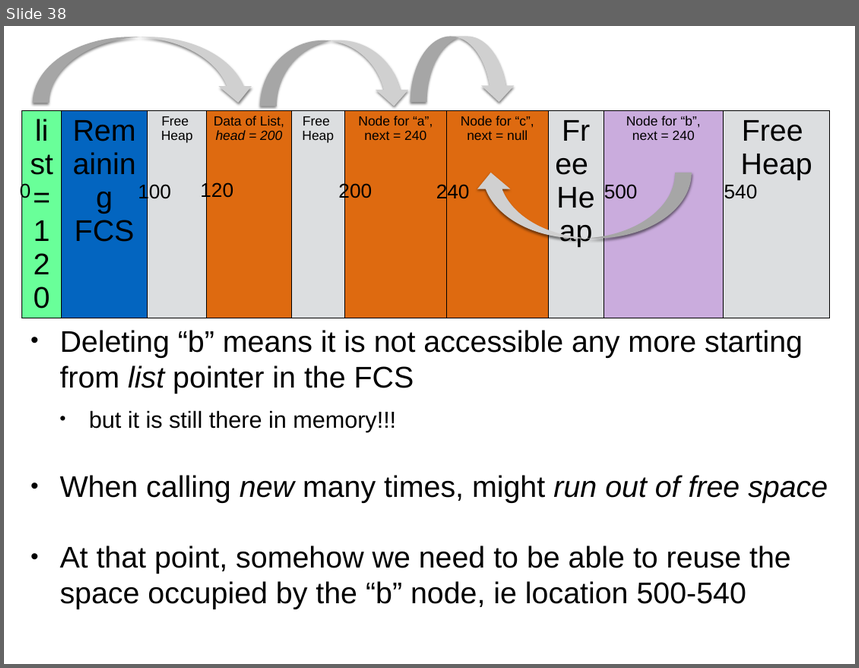
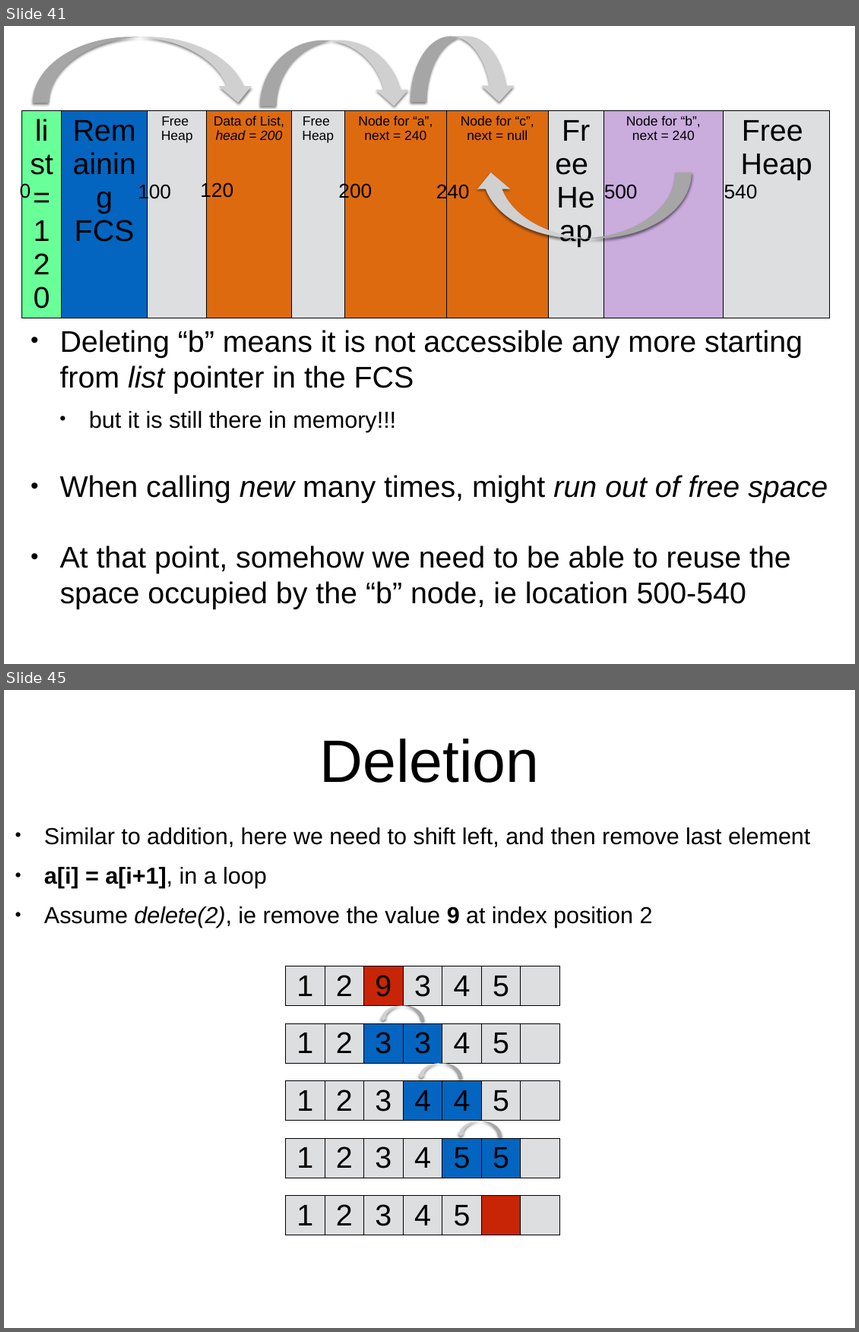
Before and after one commit to arcuri82/algorithms, a slide deck: docs/slides/02/02_stack_queue.pptx. Shown one above the other, each under a label of ours: slide 38 before the commit, slides 41 and 45 after it; the slides between them are not shown. The pictures are 859x668 and 859x1332 pixels, drawn with LibreOffice and Linux fonts; fonts in the diff are those of the drawing; grey boxes stand for pictures; background and template pictures are left out. Boxes give left, top, right and bottom in pixels: in the first picture for what was removed or moved away, otherwise in the second. Text is boxed around its words. In the diff, an @@ line names an element or a change of style, - is before the commit and + after.

```diff
--- a/docs/slides/02/02_stack_queue.pptx
+++ b/docs/slides/02/02_stack_queue.pptx
@@ slide 45 added at (4,690,855,1328), background #FFFFFF @@
@@ title added at (320,739,540,783), 72 pt, text #000000 @@
+Deletion
@@ text added at (44,828,810,928), 27.9 pt, text #000000 @@
+• Similar to addition, here we need to shift left, and then remove last element
+• a[i] = a[i+1], in a loop
+• Assume delete(2), ie remove the value 9 at index position 2
@@ table added at (285,967,562,1000), 1 rows, 7 columns @@
+1 | 2 | 9 | 3 | 4 | 5 | 
@@ picture added at (379,1006,424,1021) @@
@@ table added at (285,1024,562,1057), 1 rows, 7 columns @@
+1 | 2 | 3 | 3 | 4 | 5 | 
@@ picture added at (417,1063,462,1079) @@
@@ table added at (285,1081,562,1115), 1 rows, 7 columns @@
+1 | 2 | 3 | 4 | 4 | 5 | 
@@ picture added at (457,1122,502,1137) @@
@@ table added at (285,1138,562,1172), 1 rows, 7 columns @@
+1 | 2 | 3 | 4 | 5 | 5 | 
@@ table added at (285,1196,562,1230), 1 rows, 7 columns @@
+1 | 2 | 3 | 4 | 5 |  | 
@@ what was slide 38 is now slide 41 @@
```
Also in this commit, not shown: 4 slides changed, 20 other slides added, 5 slides removed, 2 other files.
